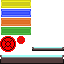
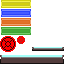
Two versions of the same layered image (64px x 64px). Layer-by-layer changes:
painted on "breakouttextures.png" over box(1, 1, 31, 34)
